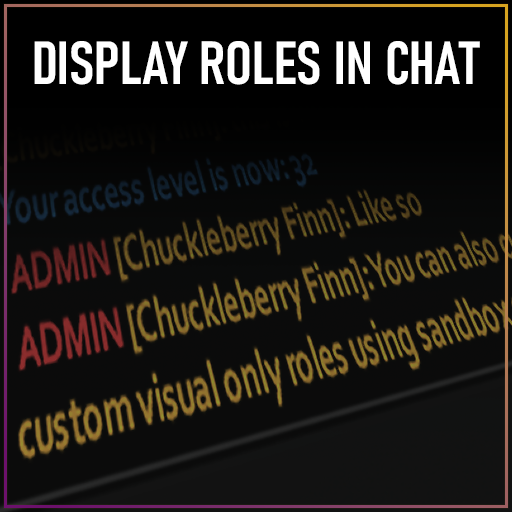
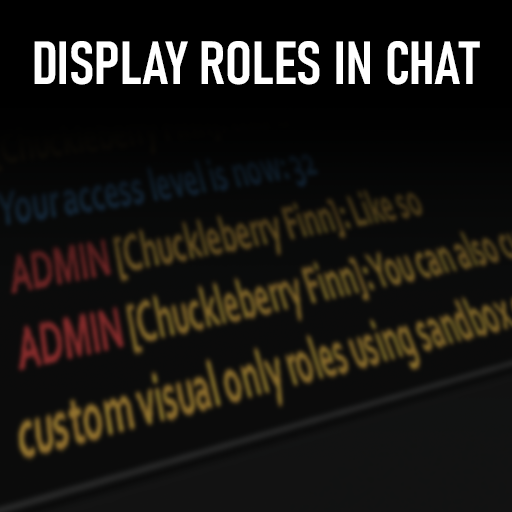
The second (512, 512) image is a revision of the first. Changes to its layers:
removed layer "frame" over <box>4,4,508,508</box>
painted on "Layer 1" over <box>0,105,512,512</box>
